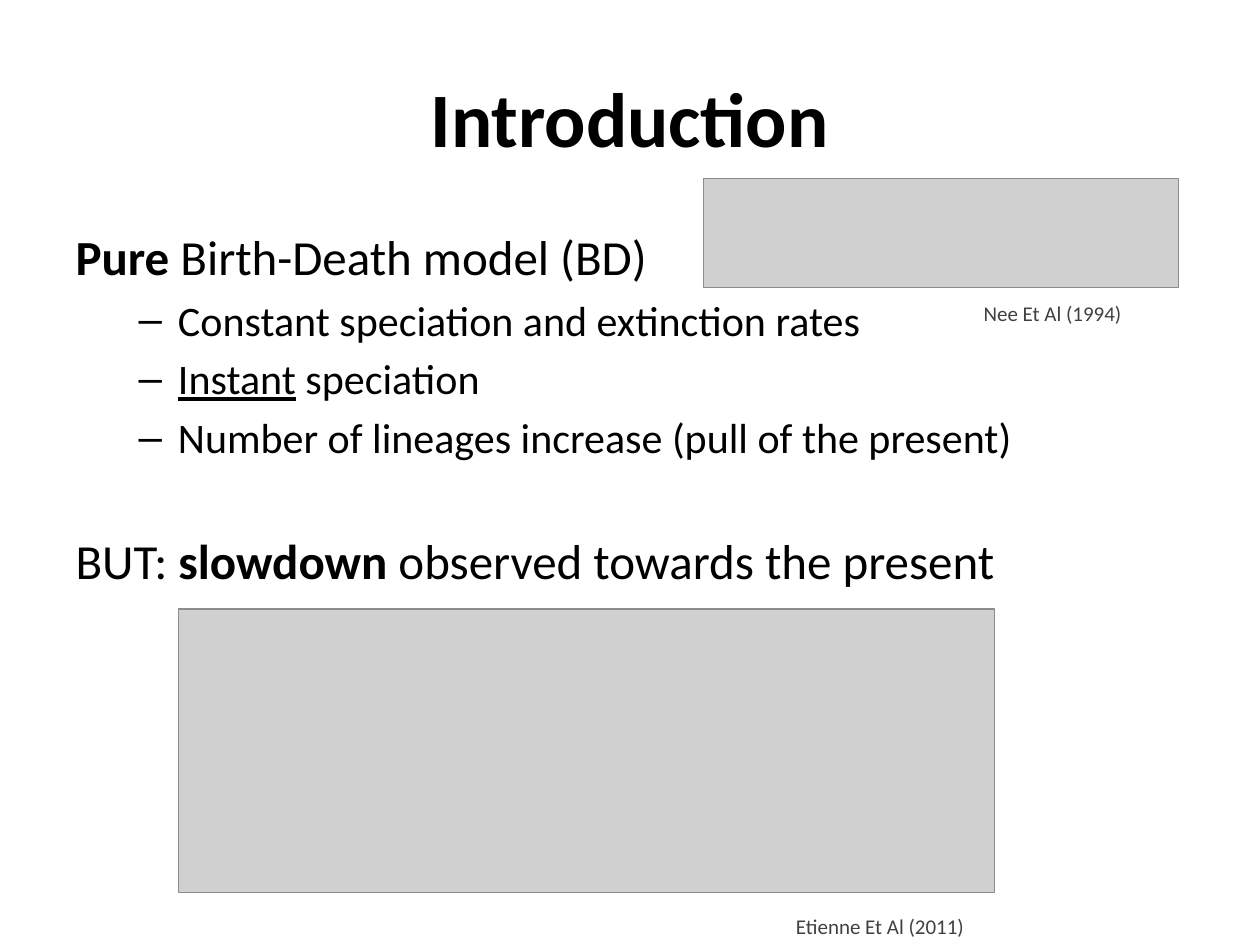
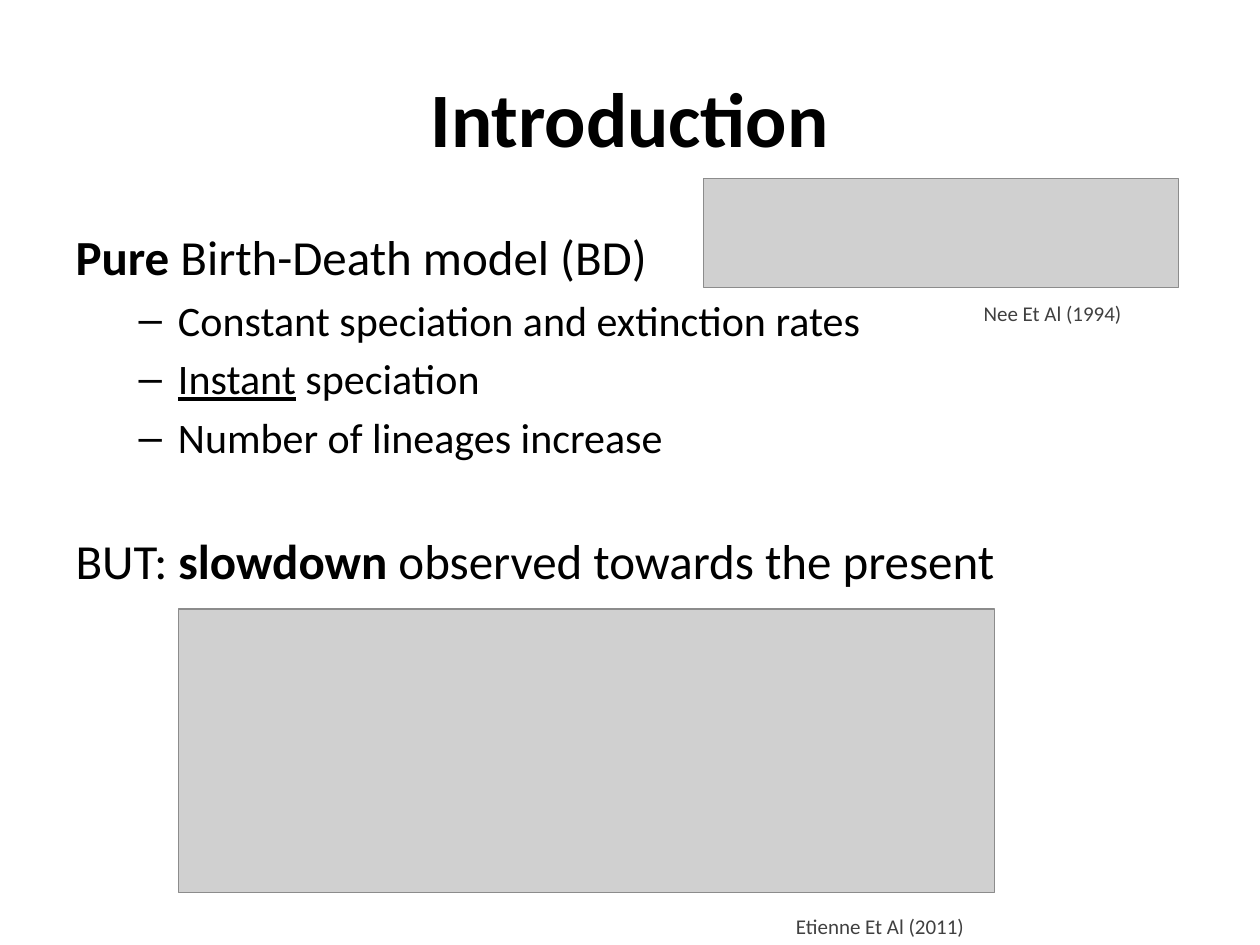
Before and after one commit to richelbilderbeek/Cer2016, a slide deck: slide 4 of doc/Cer2016_Femke Thon & Jolien Gay_without graphs.pptx. Drawn at 1260x945 pixels with LibreOffice and Linux fonts; fonts in the diff are those of the drawing; grey boxes stand for pictures; background and template pictures are left out. Boxes give left, top, right and bottom in pixels: in the first picture for what was removed or moved away, otherwise in the second. Text is boxed around its words. In the diff, an @@ line names an element or a change of style, - is before the commit and + after.

```diff
--- a/doc/Cer2016_Femke Thon & Jolien Gay_without graphs.pptx
+++ b/doc/Cer2016_Femke Thon & Jolien Gay_without graphs.pptx
@@ text at (178,423,663,461): text changed @@
-  – Number of lineages increase (pull of the present)
+  – Number of lineages increase
```
Also in this commit, not shown: 3 other slides changed, 1 slide removed.
